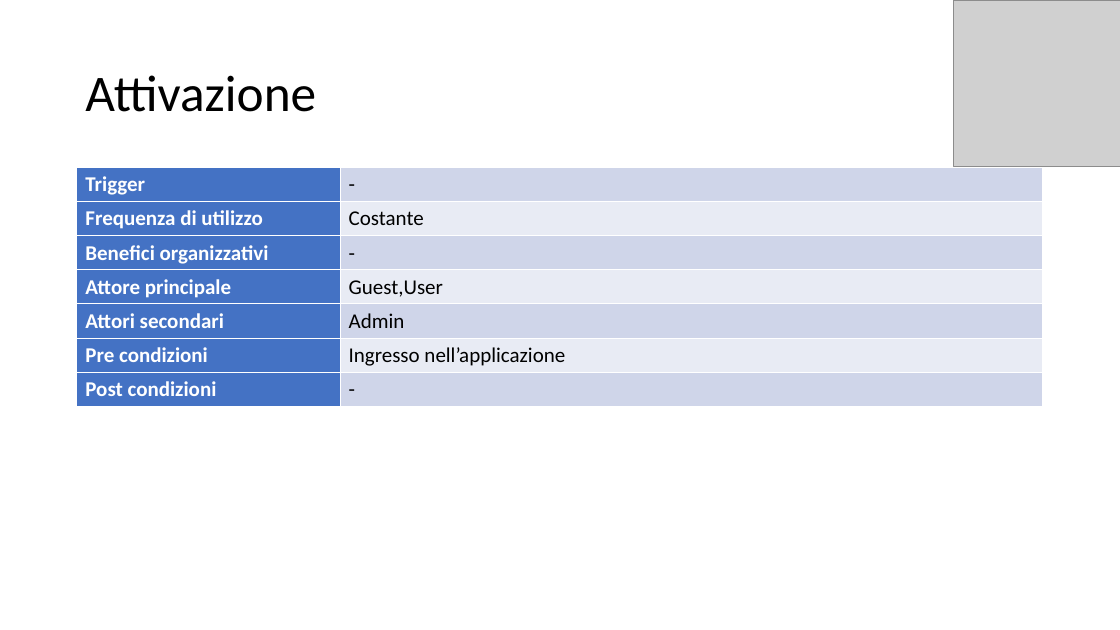
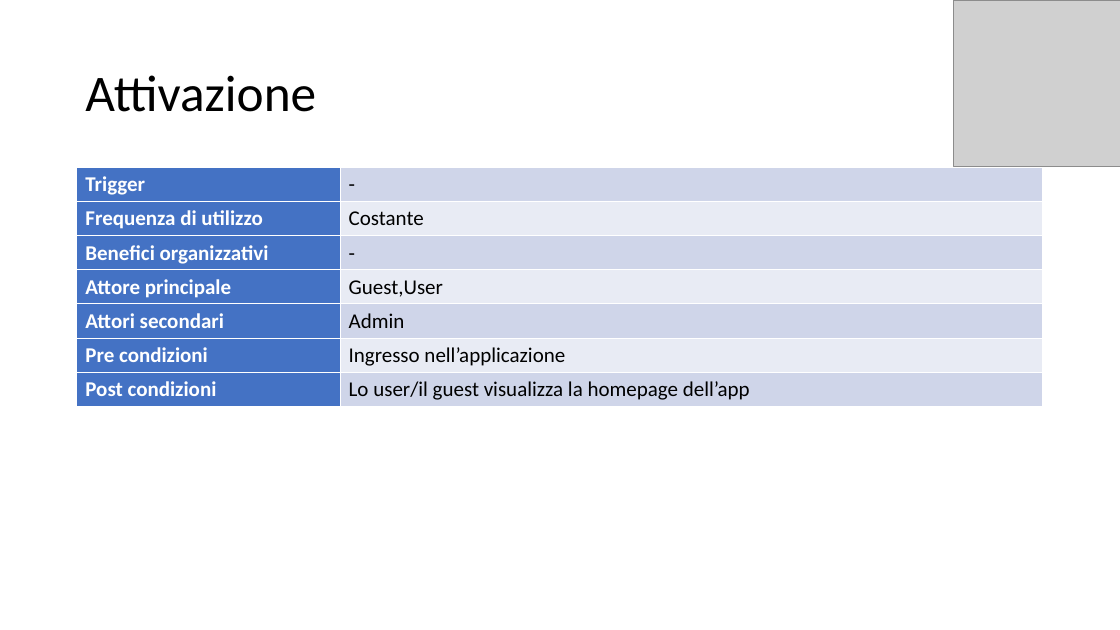
Before and after one commit to itsar19-20/gas, a slide deck: slide 3 of Template use case/Template VISIONARE.pptx. Drawn at 1120x630 pixels with LibreOffice and Linux fonts; fonts in the diff are those of the drawing; grey boxes stand for pictures. Boxes give left, top, right and bottom in pixels: in the first picture for what was removed or moved away, otherwise in the second. Text is boxed around its words. In the diff, an @@ line names an element or a change of style, - is before the commit and + after.

Commit message:
Aggiunta post condizione per Template VISIONARE.pptx

```diff
--- a/Template use case/Template VISIONARE.pptx
+++ b/Template use case/Template VISIONARE.pptx
@@ table at bbox=[77, 168, 1044, 407] @@
-row 7, column 2: -
+row 7, column 2: Lo user/il guest visualizza la homepage dell’app
```
